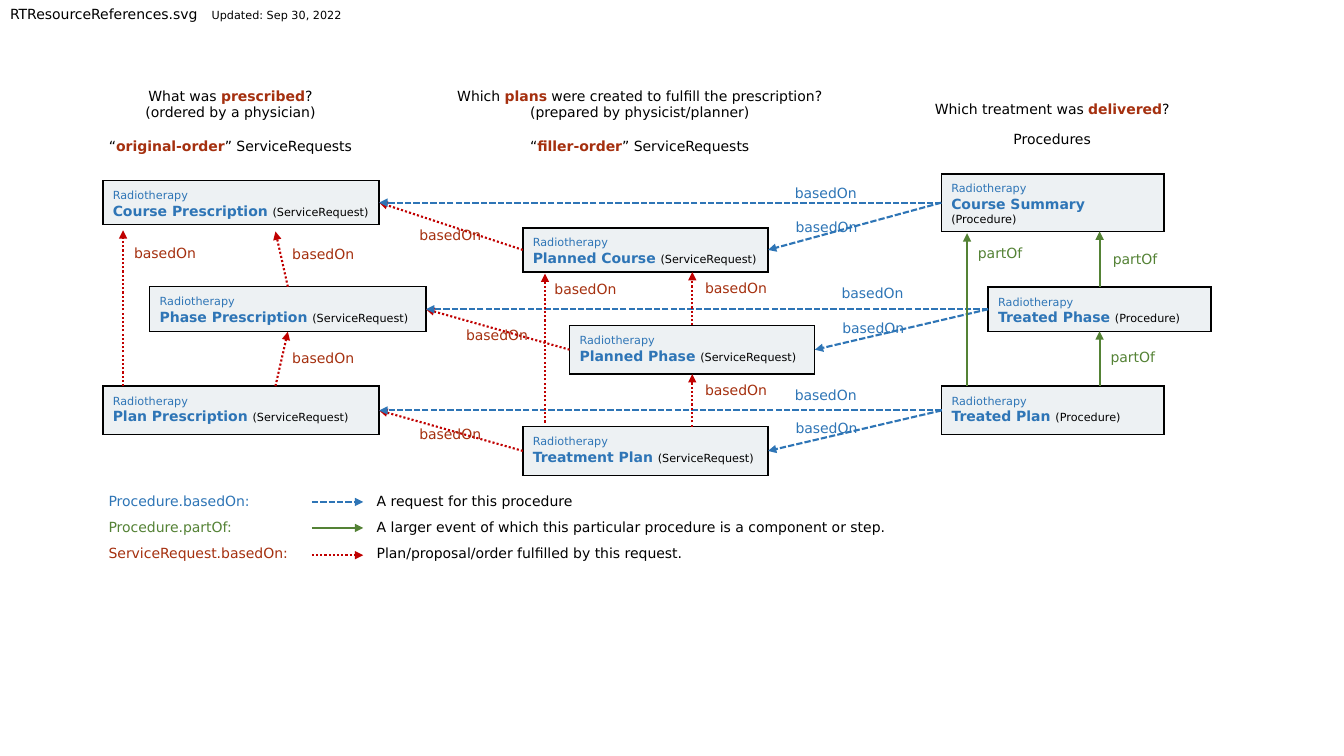
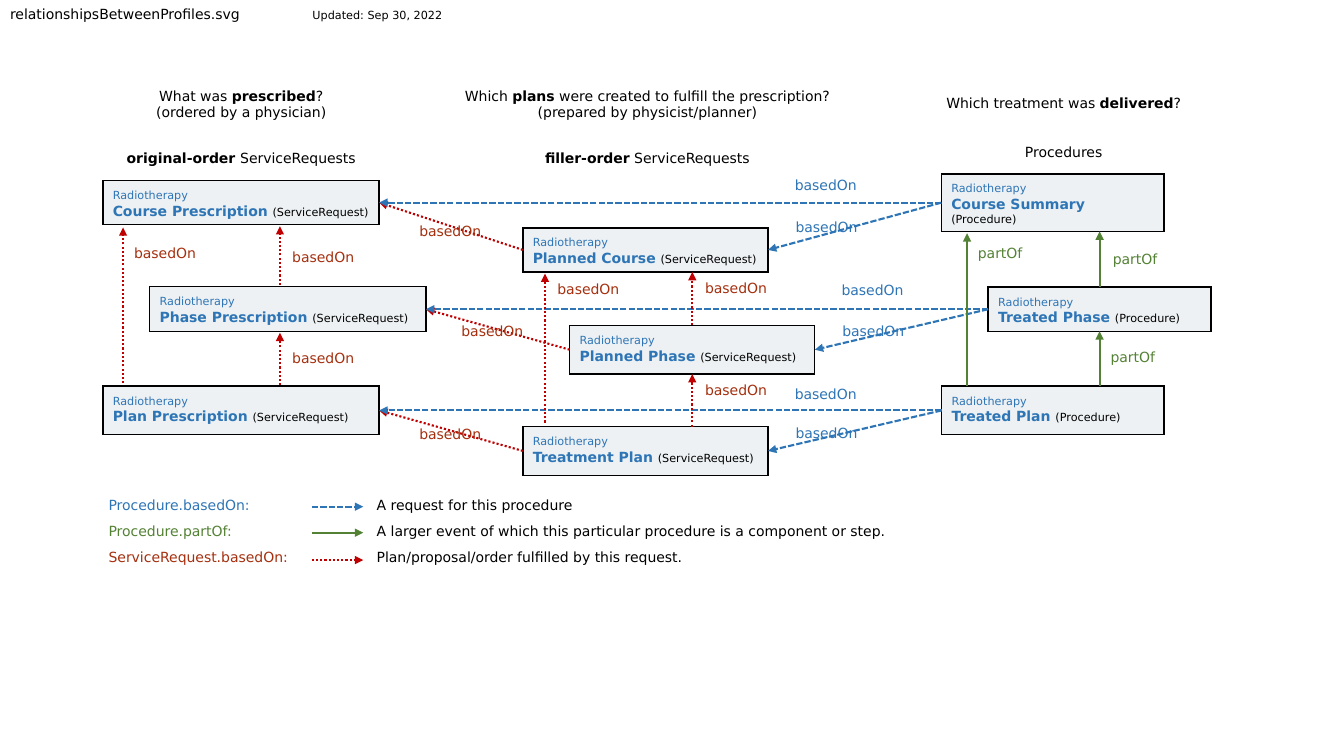
Before and after one commit to HL7/codex-radiation-therapy, a slide deck: slide 4 of input/images-source/RTResourcesOverview.pptx (slide 5 before the commit). Drawn at 1344x756 pixels with LibreOffice and Linux fonts; fonts in the diff are those of the drawing. Boxes give left, top, right and bottom in pixels: in the first picture for what was removed or moved away, otherwise in the second. Text is boxed around its words. In the diff, an @@ line names an element or a change of style, - is before the commit and + after.

```diff
--- a/input/images-source/RTResourcesOverview.pptx
+++ b/input/images-source/RTResourcesOverview.pptx
@@ text at bbox=[10, 8, 443, 22]: text changed @@
-RTResourceReferences.svg Updated: Sep 30, 2022
+relationshipsBetweenProfiles.svg Updated: Sep 30, 2022
@@ text "What was prescribed?": place and size @@
-text "What was prescribed?" at bbox=[109, 90, 351, 154]
+text "What was prescribed?" at bbox=[156, 90, 327, 120]
@@ text "Which plans were created to ...": place and size @@
-text "Which plans were created to ..." at bbox=[457, 90, 822, 154]
+text "Which plans were created to ..." at bbox=[465, 90, 829, 120]
@@ text at bbox=[159, 90, 323, 104]: text colour #A5300F to #000000 in "prescribed?" @@
@@ text at bbox=[465, 90, 829, 104]: text colour #A5300F to #000000 in "plans" @@
@@ text at bbox=[946, 97, 1181, 109]: text changed @@
-Which treatment was delivered?
-Procedures
+Which treatment was delivered?
@@ text at bbox=[109, 140, 351, 154]: paragraph removed @@
-“original-order” ServiceRequests
@@ text at bbox=[530, 140, 749, 154]: paragraph removed @@
-“filler-order” ServiceRequests
@@ text added at bbox=[1025, 146, 1102, 158], 10 pt, text #000000 @@
+Procedures
@@ text added at bbox=[127, 152, 355, 166], 10 pt, text #000000 @@
+original-order ServiceRequests
@@ text added at bbox=[545, 152, 749, 166], 10 pt, text #000000 @@
+filler-order ServiceRequests
@@ text "basedOn": place and size @@
-text "basedOn" at bbox=[795, 187, 857, 198]
+text "basedOn" at bbox=[795, 179, 857, 190]
@@ arrow moved from (123, 386) - (123, 230) to (123, 383) - (123, 228) @@
@@ arrow moved from (288, 286) - (275, 232) to (280, 285) - (280, 226) @@
@@ text "basedOn": place and size @@
-text "basedOn" at bbox=[419, 228, 481, 241]
+text "basedOn" at bbox=[419, 224, 481, 237]
@@ text "basedOn": place and size @@
-text "basedOn" at bbox=[466, 329, 528, 341]
+text "basedOn" at bbox=[461, 324, 523, 337]
@@ arrow moved from (275, 386) - (288, 332) to (280, 385) - (280, 333) @@
@@ 3 arrows, 2 texts: place and size @@
-3 arrows, 2 texts at bbox=[109, 422, 885, 561]
+3 arrows, 2 texts at bbox=[109, 427, 885, 565]
```
Also in this commit, not shown: 4 other slides changed, 4 slides removed, 4 other files.
